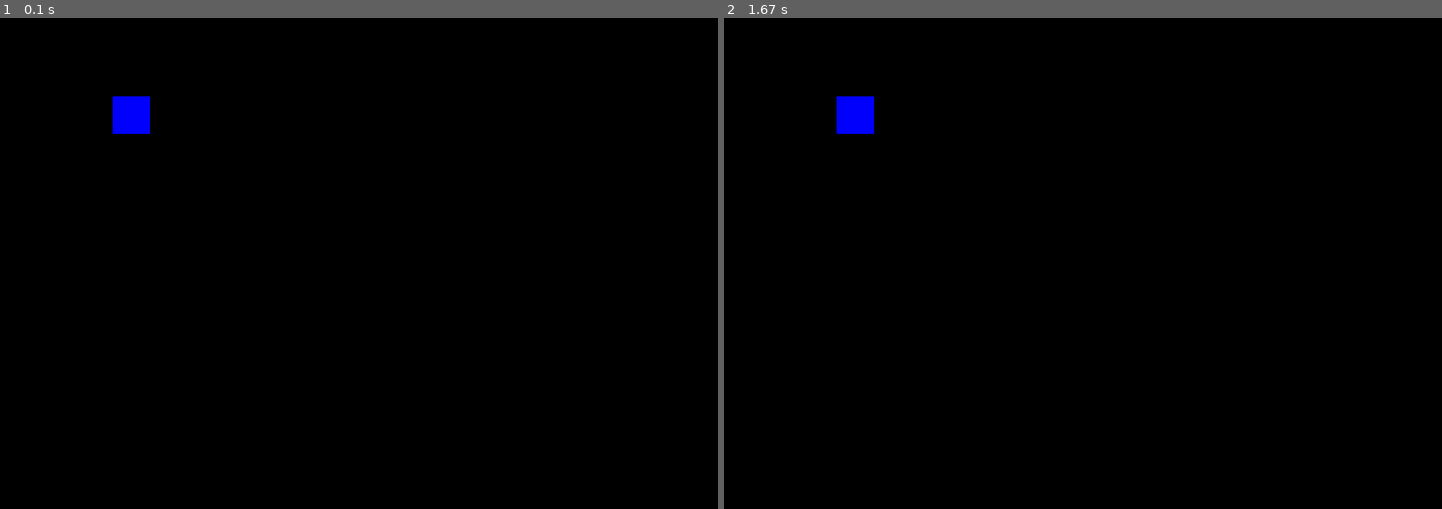
Above: before the commit, frames 1-2 (left to right).
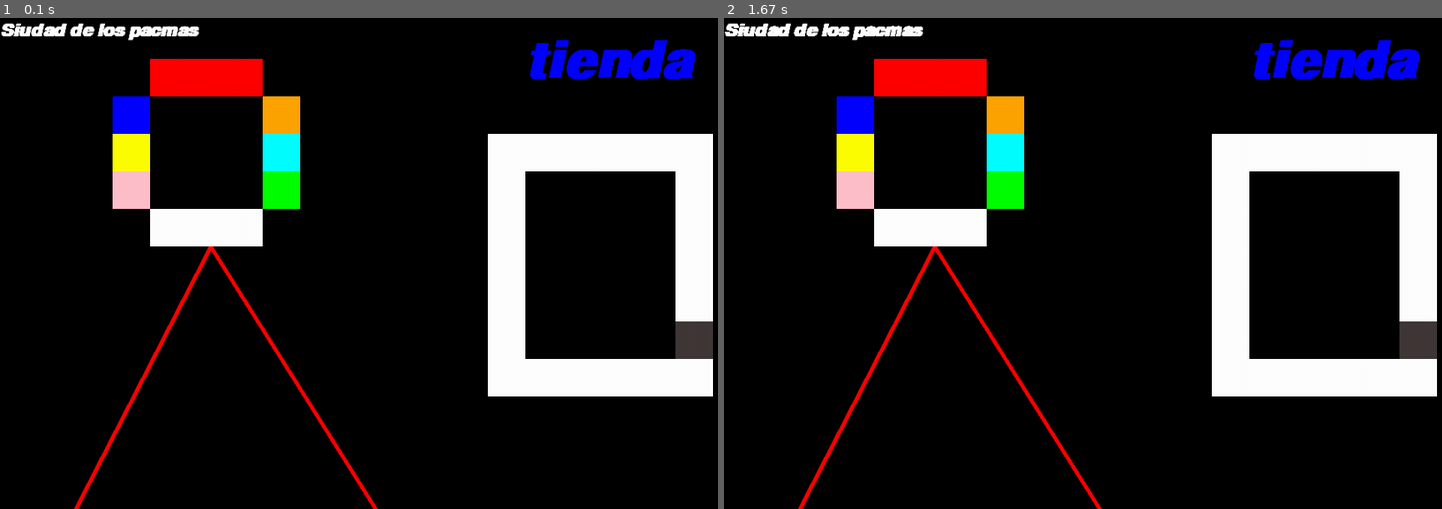
Above: after the commit, the same moments.

Repository: jonatangarzon/intro-pygame
Game: pygame game, started from ciudad_pacman.py
Two runs of this game, one before a commit and one after it. Both use one fixed random seed, a clock stepped at 60 frames per second and the inputs below.
Inputs:
- Up to frame 1 (0.1 s): no input
- Up to frame 2 (1.67 s): no input

The runs differ from the first frame. In frame 1, 16% of the frame differs, in the area x 0-100%, y 1-100%; in frame 2, 16%.

Commit message:
Add files via upload

Diff:
--- a/ciudad_pacman.py
+++ b/ciudad_pacman.py
@@ -25,6 +25,7 @@
 amarillo = (255,255,0)
 blanco = (255,255,255)
 cian = (0,255,255)
+cafe = (65,57,56)
 
 
 # bucle principal del juego
@@ -37,6 +38,33 @@
 
     # rectangulo
     pygame.draw.rect(ventana, azul, (150,150,50,50))
+    pygame.draw.rect(ventana, rojo, (200,100,150,50))
+    pygame.draw.rect(ventana, naranja, (350,150,50,50))
+    pygame.draw.rect(ventana, amarillo, (150,200,50,50))
+    pygame.draw.rect(ventana, cian, (350,200,50,50))
+    pygame.draw.rect(ventana, rosado, (150,250,50,50))
+    pygame.draw.rect(ventana, verde, (350,250,50,50))
+    pygame.draw.rect(ventana, blanco, (200,300,150,50))
+    pygame.draw.line(ventana, rojo, (280,350), (500,700), 6)
+    pygame.draw.line(ventana, rojo, (280,350), (100,700), 6)
+    pygame.draw.rect(ventana, blanco, (650,200,50,50))
+    pygame.draw.rect(ventana, blanco, (650,250,50,50))
+    pygame.draw.rect(ventana, blanco, (650,300,50,50))
+    pygame.draw.rect(ventana, blanco, (650,350,50,200))
+    pygame.draw.rect(ventana, blanco, (650,500,300,50))
+    pygame.draw.rect(ventana, blanco, (650,200,300,50))
+    pygame.draw.rect(ventana, blanco, (900,250,50,200))
+    pygame.draw.rect(ventana, cafe, (900,450,50,50))
+
+# texto
+    fuente_arial = pygame.font.SysFont("Atial", 35, 1, 1)
+    texto = fuente_arial.render("Siudad de los pacmas",1, blanco)
+    ventana.blit(texto, (0,50))
+
+    fuente_arial = pygame.font.SysFont("Atial", 100, 1, 600)
+    texto = fuente_arial.render("tienda",1, azul)
+    ventana.blit(texto, (700,70))
+
 
     # actualizar visualización de la ventana
     pygame.display.flip()
